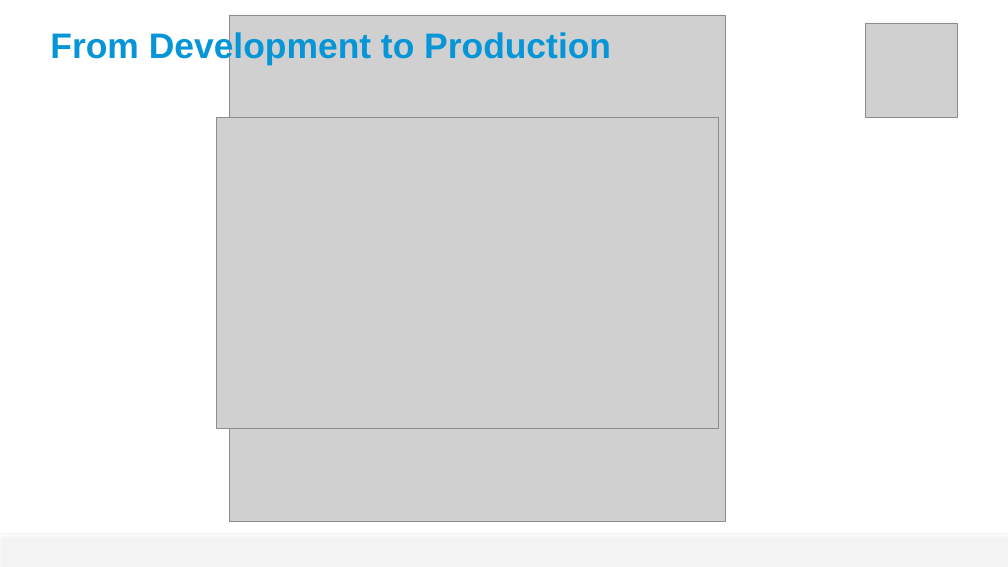
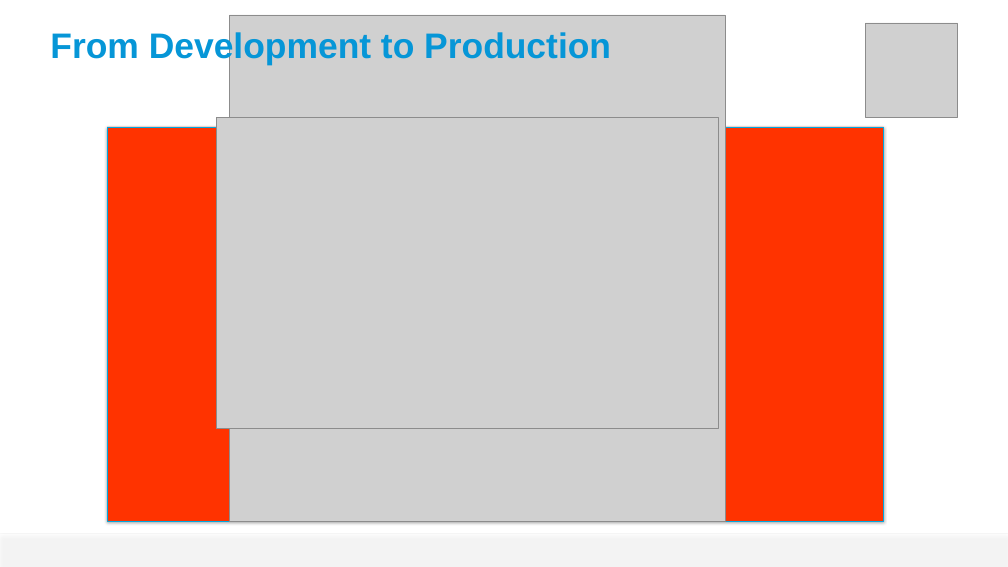
Before and after one commit to guillaume-brossard/tech-summit, a slide deck: slide 12 of 2014/supersize-nodejs/supersize-nodejs-gb.pptx (slide 9 before the commit). Drawn at 1008x567 pixels with LibreOffice and Linux fonts; fonts in the diff are those of the drawing; grey boxes stand for pictures; background and template pictures are left out. Boxes give left, top, right and bottom in pixels: in the first picture for what was removed or moved away, otherwise in the second. Text is boxed around its words. In the diff, an @@ line names an element or a change of style, - is before the commit and + after.

```diff
--- a/2014/supersize-nodejs/supersize-nodejs-gb.pptx
+++ b/2014/supersize-nodejs/supersize-nodejs-gb.pptx
@@ rectangle added at (107, 127, 884, 522), fill #FF3300, outline #00A7E1 0.75 pt @@
```
Also in this commit, not shown: 3 other slides changed, 3 slides added, 7 other files.
